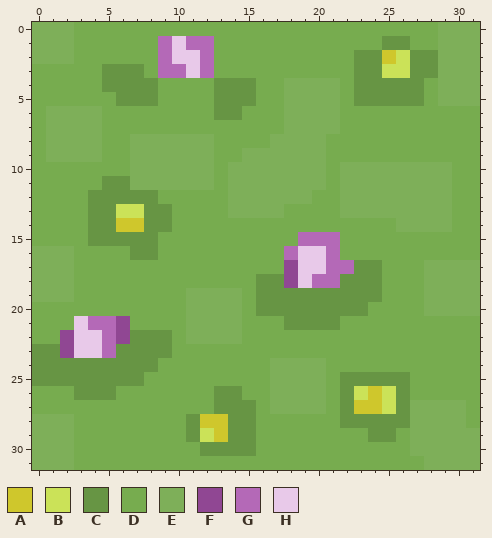
Edited in one commit: pixel-art sprite (images/flowers.png). This is how it looked before the edit.
The file is 32x32 pixels.
Palette (. is transparent): A #cfc72c  B #cbe258  C #679544  D #77ac4f  E #7eaf59  F #904793  G #b469b7  H #e8c9e9
After:
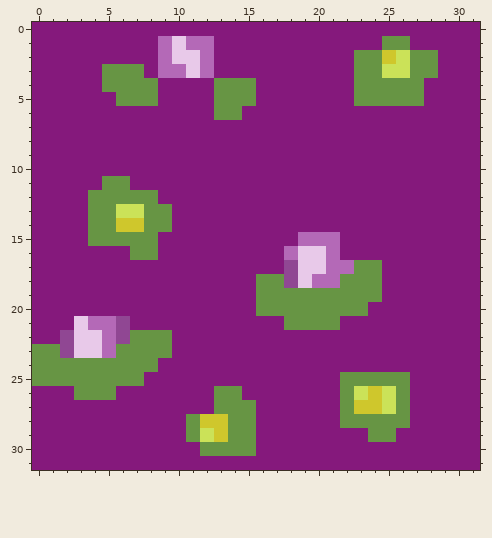
Diff:
{"colour":"D","old":"#77ac4f","new":"#85197c"}
{"y":0,"x":0,"old":"EEE","new":"DDD"}
{"y":0,"x":29,"old":"EEE","new":"DDD"}
{"y":1,"x":0,"old":"EEE","new":"DDD"}
{"y":1,"x":29,"old":"EEE","new":"DDD"}
{"y":2,"x":0,"old":"EEE","new":"DDD"}
{"y":2,"x":29,"old":"EEE","new":"DDD"}
{"y":3,"x":29,"old":"EEE","new":"DDD"}
{"y":4,"x":18,"old":"EEEE","new":"DDDD"}
{"y":4,"x":29,"old":"EEE","new":"DDD"}
{"y":5,"x":18,"old":"EEEE","new":"DDDD"}
{"y":5,"x":29,"old":"EEE","new":"DDD"}
{"y":6,"x":1,"old":"EEEE","new":"DDDD"}
{"y":6,"x":18,"old":"EEEE","new":"DDDD"}
{"y":7,"x":1,"old":"EEEE","new":"DDDD"}
{"y":7,"x":18,"old":"EEEE","new":"DDDD"}
{"y":8,"x":1,"old":"EEEE","new":"DDDD"}
{"y":8,"x":7,"old":"EEEEEE","new":"DDDDDD"}
{"y":8,"x":17,"old":"EEEE","new":"DDDD"}
{"y":9,"x":1,"old":"EEEE","new":"DDDD"}
{"y":9,"x":7,"old":"EEEEEE","new":"DDDDDD"}
{"y":9,"x":15,"old":"EEEEEE","new":"DDDDDD"}
{"y":10,"x":7,"old":"EEEEEE","new":"DDDDDD"}
{"y":10,"x":14,"old":"EEEEEEE","new":"DDDDDDD"}
{"y":10,"x":22,"old":"EEEEEEEE","new":"DDDDDDDD"}
{"y":11,"x":7,"old":"EEEEEE","new":"DDDDDD"}
{"y":11,"x":14,"old":"EEEEEEE","new":"DDDDDDD"}
{"y":11,"x":22,"old":"EEEEEEEE","new":"DDDDDDDD"}
{"y":12,"x":14,"old":"EEEEEE","new":"DDDDDD"}
{"y":12,"x":22,"old":"EEEEEEEE","new":"DDDDDDDD"}
{"y":13,"x":14,"old":"EEEE","new":"DDDD"}
{"y":13,"x":22,"old":"EEEEEEEE","new":"DDDDDDDD"}
{"y":14,"x":26,"old":"EEEE","new":"DDDD"}
{"y":16,"x":0,"old":"EEE","new":"DDD"}
{"y":17,"x":0,"old":"EEE","new":"DDD"}
{"y":17,"x":28,"old":"EEEE","new":"DDDD"}
{"y":18,"x":0,"old":"EEE","new":"DDD"}
{"y":18,"x":28,"old":"EEEE","new":"DDDD"}
{"y":19,"x":0,"old":"EEE","new":"DDD"}
{"y":19,"x":11,"old":"EEEE","new":"DDDD"}
{"y":19,"x":28,"old":"EEEE","new":"DDDD"}
{"y":20,"x":11,"old":"EEEE","new":"DDDD"}
{"y":20,"x":28,"old":"EEEE","new":"DDDD"}
{"y":21,"x":11,"old":"EEEE","new":"DDDD"}
{"y":22,"x":11,"old":"EEEE","new":"DDDD"}
{"y":24,"x":17,"old":"EEEE","new":"DDDD"}
{"y":25,"x":17,"old":"EEEE","new":"DDDD"}
{"y":26,"x":17,"old":"EEEE","new":"DDDD"}
{"y":27,"x":17,"old":"EEEE","new":"DDDD"}
{"y":27,"x":27,"old":"EEEE","new":"DDDD"}
{"y":28,"x":0,"old":"EEE","new":"DDD"}
{"y":28,"x":27,"old":"EEEE","new":"DDDD"}
{"y":29,"x":0,"old":"EEE","new":"DDD"}
{"y":29,"x":27,"old":"EEEEE","new":"DDDDD"}
{"y":30,"x":0,"old":"EEE","new":"DDD"}
{"y":30,"x":27,"old":"EEEEE","new":"DDDDD"}
{"y":31,"x":0,"old":"EEE","new":"DDD"}
{"y":31,"x":28,"old":"EEEE","new":"DDDD"}
{"label":"changed","picture_box":[32,22,480,470]}
